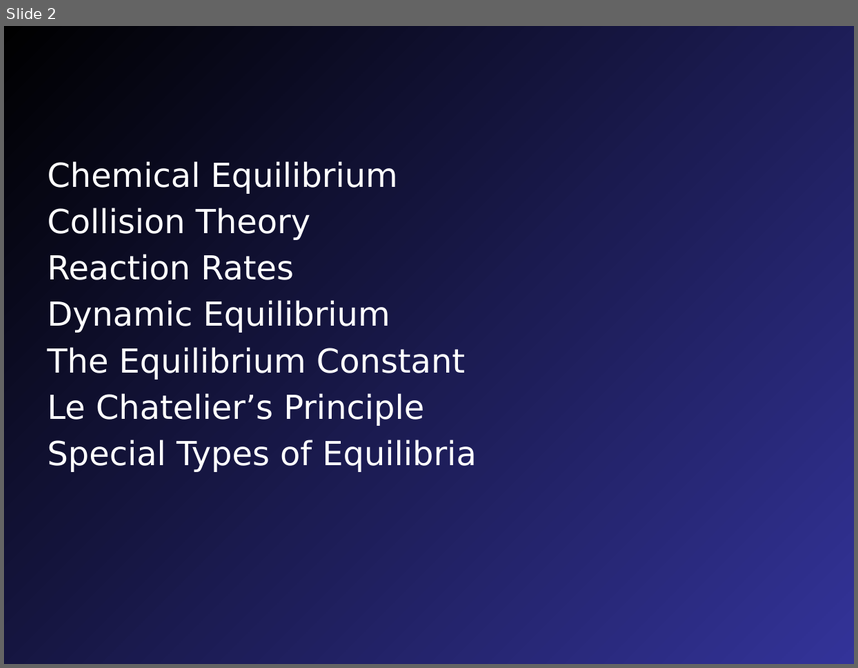
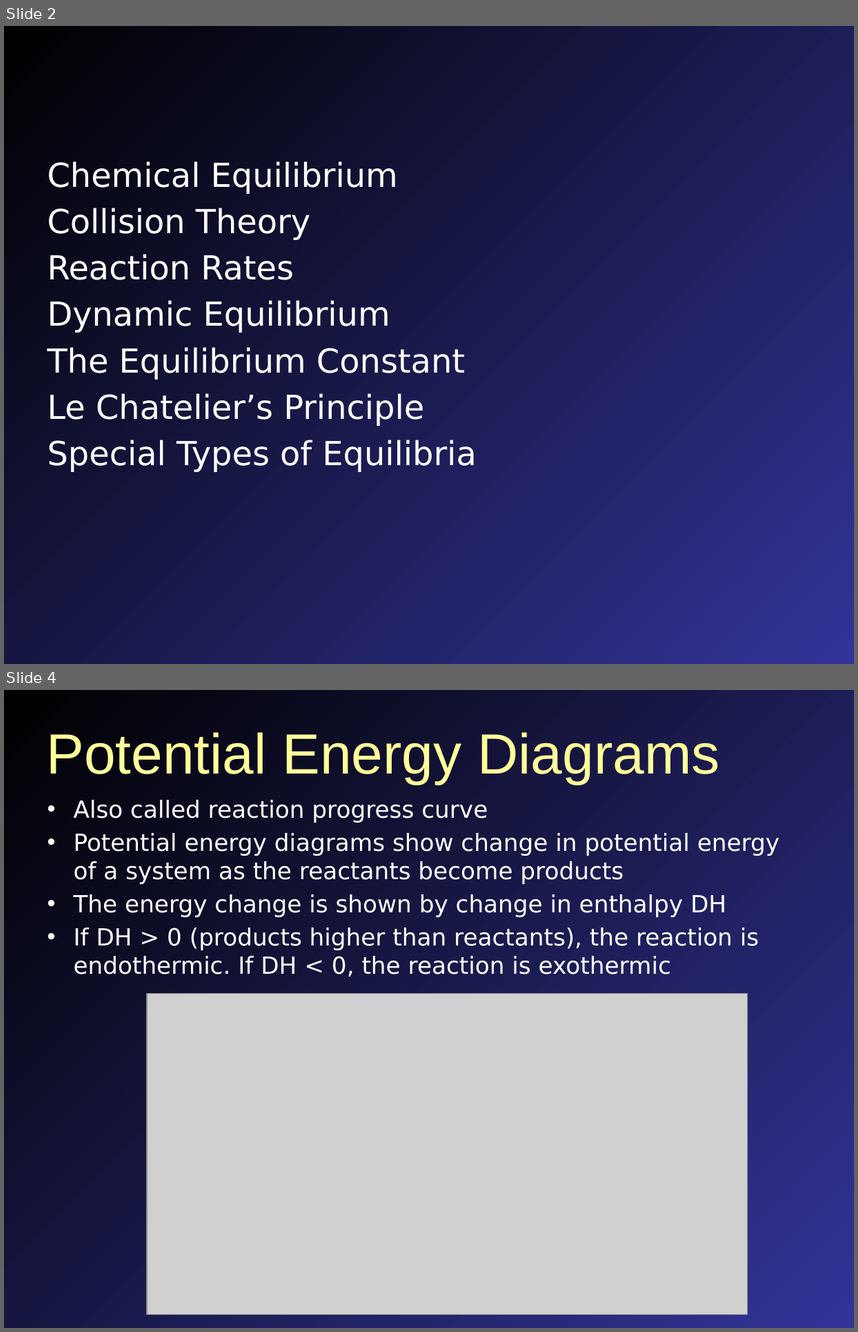
Before and after one commit to mavigozler/mavigozler.github.io, a slide deck: Teaching/Chemistry/Lecture Slides/FCC Chem 3A Chap 13 Content.pptx. Shown one above the other, each under a label of ours: slide 2 before the commit, slides 2 and 4 after it; the slides between them are not shown. The pictures are 858x668 and 858x1332 pixels, drawn with LibreOffice and Linux fonts; fonts in the diff are those of the drawing; grey boxes stand for pictures. Boxes give left, top, right and bottom in pixels: in the first picture for what was removed or moved away, otherwise in the second. Text is boxed around its words. In the diff, an @@ line names an element or a change of style, - is before the commit and + after.

```diff
--- a/Teaching/Chemistry/Lecture Slides/FCC Chem 3A Chap 13 Content.pptx
+++ b/Teaching/Chemistry/Lecture Slides/FCC Chem 3A Chap 13 Content.pptx
@@ slide 4 added at <box>4,690,854,1328</box>, background gradient #000000 to #333399 @@
@@ title added at <box>46,732,720,784</box>, 48 pt, text #FFFF99 @@
+Potential Energy Diagrams
@@ text added at <box>74,800,780,976</box>, 20 pt, text #FFFFFF @@
+• Also called reaction progress curve
+• Potential energy diagrams show change in potential energy of a system as the reactants become products
+• The energy change is shown by change in enthalpy DH
+• If DH > 0 (products higher than reactants), the reaction is endothermic. If DH < 0, the reaction is exothermic
@@ picture added at <box>147,994,748,1314</box> @@
```
Also in this commit, not shown: 5 slides changed, 12 other slides added, 1 slide removed, 6 other files.
